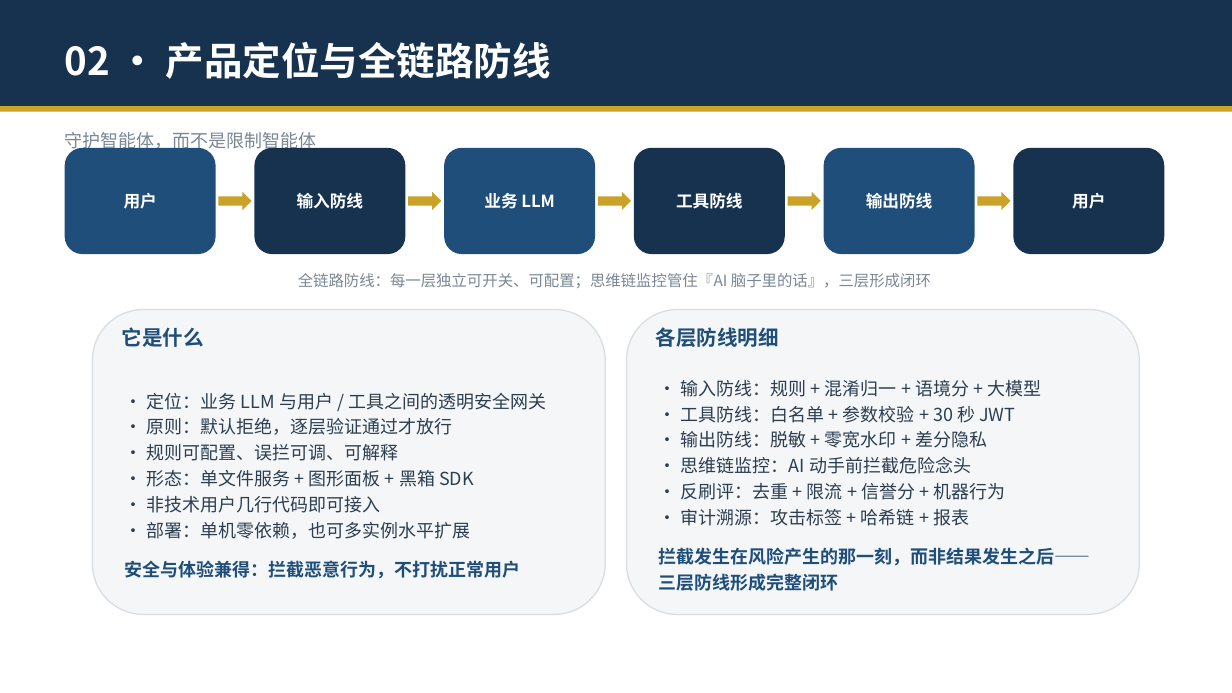
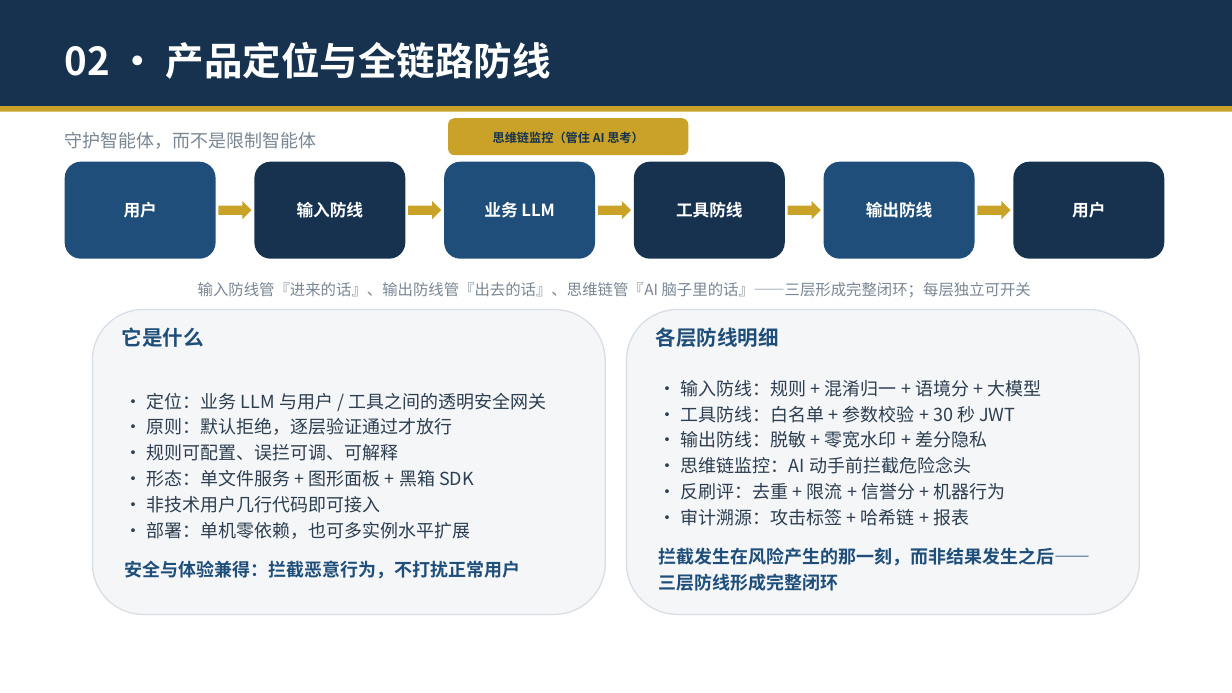
Before and after one commit to zhengyucheng-ktt/security-guard-agent, a slide deck: slide 4 of 安全交互守护智能体-演示.pptx. Drawn at 1232x693 pixels with LibreOffice and Linux fonts; fonts in the diff are those of the drawing. Boxes give left, top, right and bottom in pixels: in the first picture for what was removed or moved away, otherwise in the second. Text is boxed around its words. In the diff, an @@ line names an element or a change of style, - is before the commit and + after.

Commit message:
PPT修复'六大防线'自洽: 概览6格改为输入/工具/输出/反刷评/判定引擎/思维链(与03章节6页完全对应), 移除审计/提示注入独立格; 流程图增加思维链监控框+闭环文字修正

```diff
--- a/安全交互守护智能体-演示.pptx
+++ b/安全交互守护智能体-演示.pptx
@@ rounded rectangle added at [448,118,689,155], fill #C9A227 @@
@@ text added at [493,131,643,143], 9.5 pt, text #16324F, bold @@
+思维链监控（管住 AI 思考）
@@ text "用户": place and size @@
-text "用户" at [124,193,157,209]
+text "用户" at [124,202,157,218]
@@ rounded rectangle: place and size @@
-rounded rectangle at [65,148,215,254]
+rounded rectangle at [65,162,215,259]
@@ text "输入防线": place and size @@
-text "输入防线" at [297,192,364,209]
+text "输入防线" at [297,201,364,218]
@@ rounded rectangle: place and size @@
-rounded rectangle at [254,148,405,254]
+rounded rectangle at [254,162,405,259]
@@ text "业务 LLM": place and size @@
-text "业务 LLM" at [484,193,554,209]
+text "业务 LLM" at [484,202,554,218]
@@ rounded rectangle: place and size @@
-rounded rectangle at [445,148,595,254]
+rounded rectangle at [445,162,595,259]
@@ text "工具防线": place and size @@
-text "工具防线" at [676,192,743,209]
+text "工具防线" at [676,201,743,218]
@@ rounded rectangle: place and size @@
-rounded rectangle at [634,148,785,254]
+rounded rectangle at [634,162,785,259]
@@ text "输出防线": place and size @@
-text "输出防线" at [866,193,933,209]
+text "输出防线" at [866,202,933,218]
@@ rounded rectangle: place and size @@
-rounded rectangle at [823,148,974,254]
+rounded rectangle at [823,162,974,259]
@@ text "用户": place and size @@
-text "用户" at [1072,193,1105,209]
+text "用户" at [1072,202,1105,218]
@@ rounded rectangle: place and size @@
-rounded rectangle at [1014,148,1165,254]
+rounded rectangle at [1014,162,1165,259]
@@ 5 right arrows: place and size @@
-5 right arrows at [218,191,1011,210]
+5 right arrows at [218,201,1011,219]
@@ text at [198,282,1031,297]: text changed @@
-全链路防线：每一层独立可开关、可配置；思维链监控管住『AI 脑子里的话』，三层形成闭环
+输入防线管『进来的话』、输出防线管『出去的话』、思维链管『AI 脑子里的话』——三层形成完整闭环；每层独立可开关
```
Also in this commit, not shown: 2 other slides changed, 1 other file.
